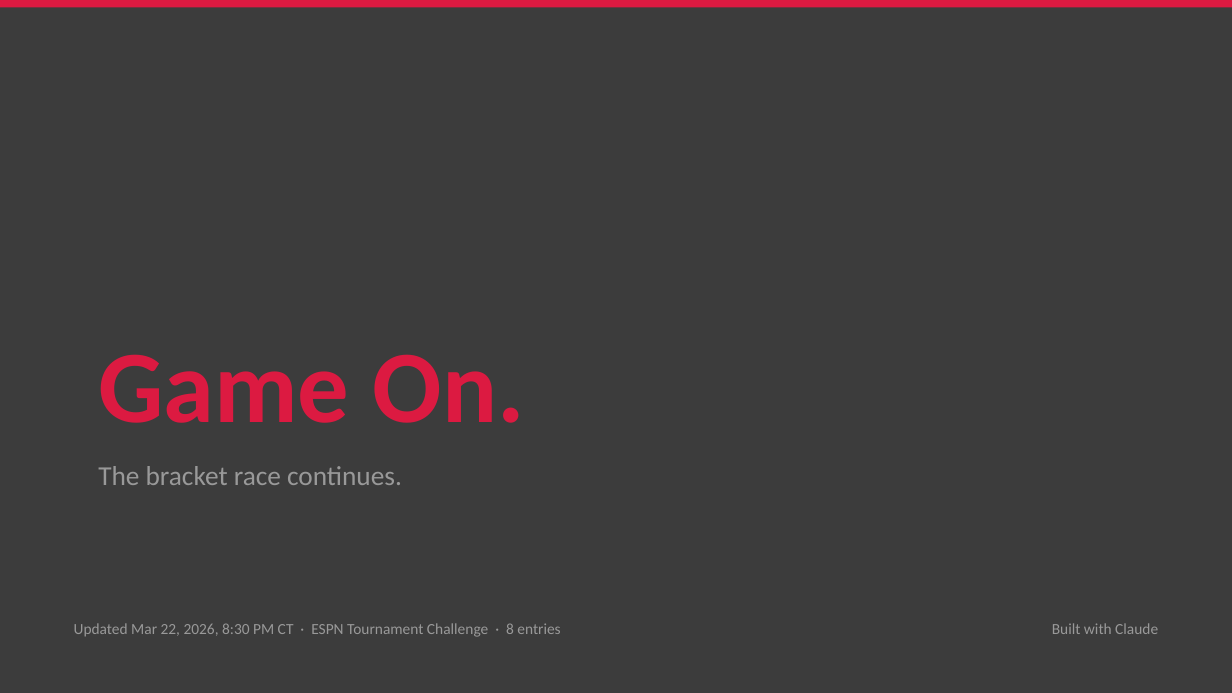
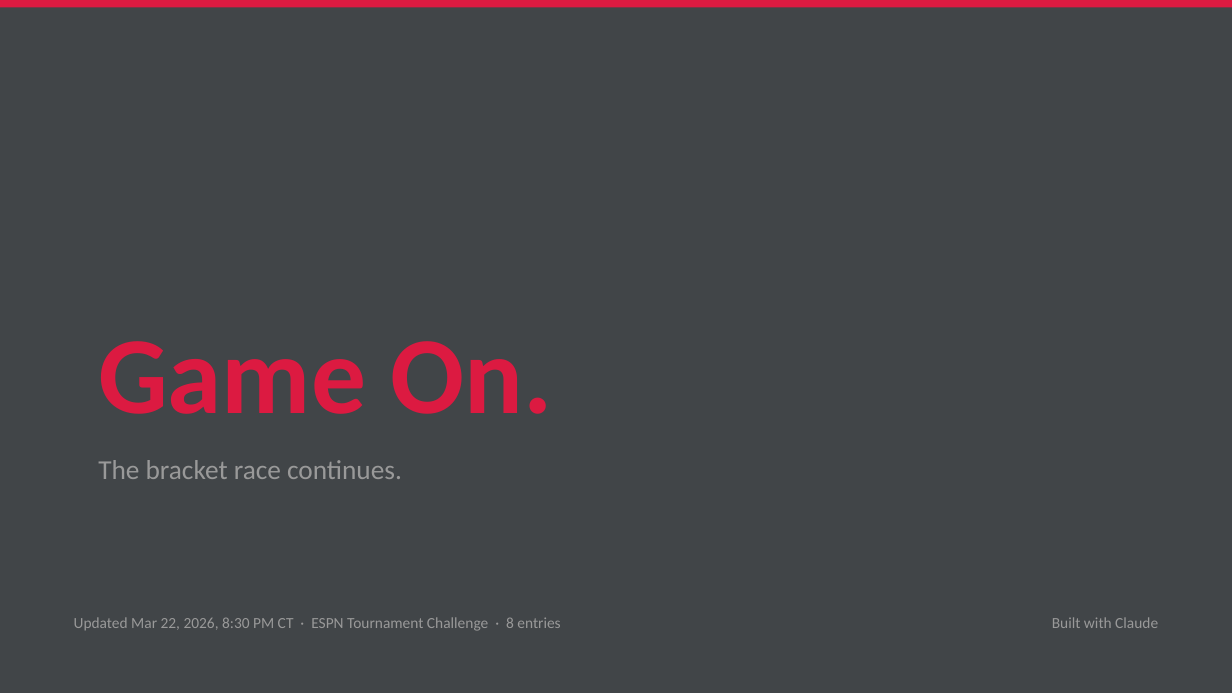
Before and after one commit to tdswim/Elons-Plugs-2026, a slide deck: slide 9 of Elons_Plugs_Bracket_Tracker.pptx (slide 12 before the commit). Drawn at 1232x693 pixels with LibreOffice and Linux fonts; fonts in the diff are those of the drawing. Boxes give left, top, right and bottom in pixels: in the first picture for what was removed or moved away, otherwise in the second. Text is boxed around its words. In the diff, an @@ line names an element or a change of style, - is before the commit and + after.

```diff
--- a/Elons_Plugs_Bracket_Tracker.pptx
+++ b/Elons_Plugs_Bracket_Tracker.pptx
@@ background #3C3C3C to #414548 @@
@@ text "Game On.": place and size @@
-text "Game On." at bbox=[98, 354, 525, 423]
+text "Game On." at bbox=[98, 341, 553, 414]
@@ text "Game On." at bbox=[98, 341, 553, 414]: size 60 to 64 pt @@
@@ 3 texts: place and size @@
-3 texts at bbox=[74, 466, 1158, 637]
+3 texts at bbox=[74, 460, 1158, 631]
```
Also in this commit, not shown: 9 other slides changed, 2 slides removed, 1 other file.
